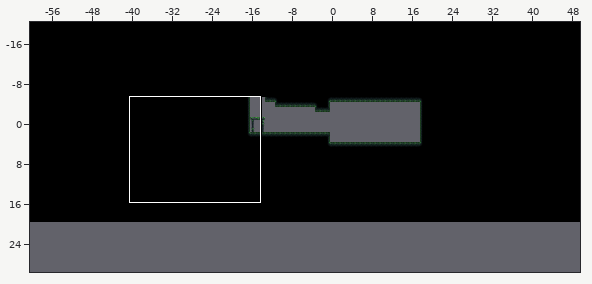
Tiled map, stored at Content/Maps/Gardens/gardens-test-1.tmx. Above: a wide view before the commit, with the close-up outlined.
Close-up. Before the edit:
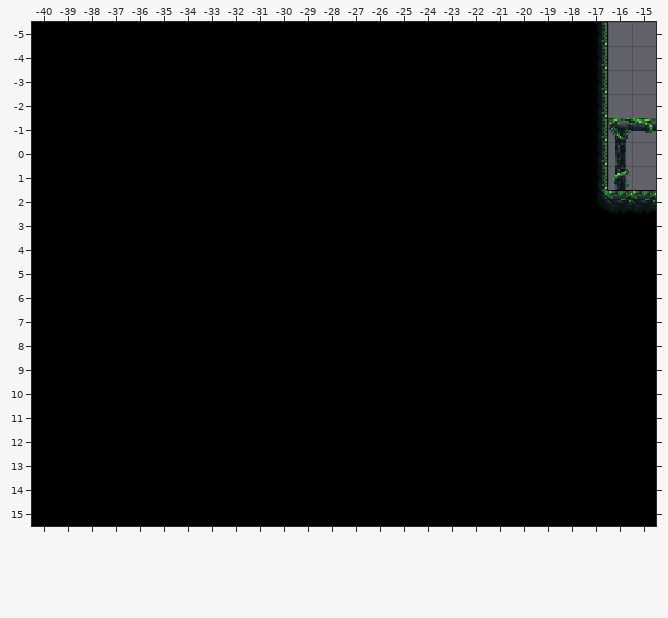
Cells are 16x16 px. Shown: x -40..-15, y -5..15. The commit also changed other parts of the map, which this record leaves out.
Once edited:
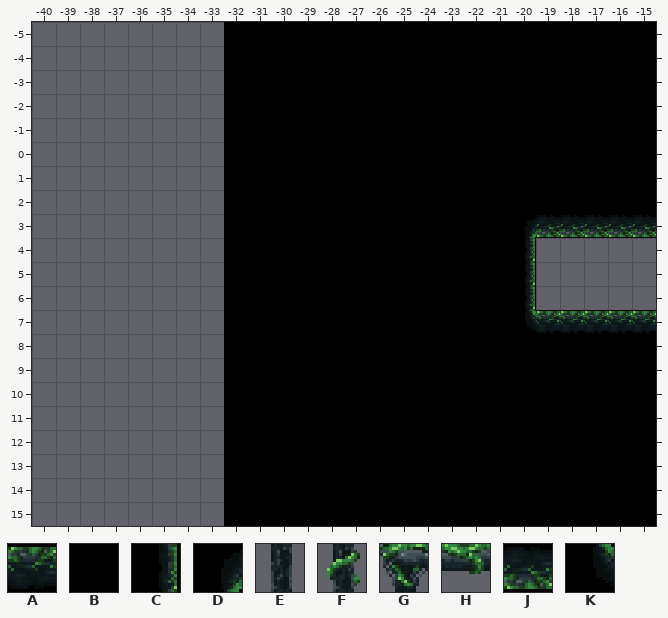
Key: from "Atlas": A 225, B 249, C 250, D 251, E 254, F 255, G 256, H 257, J 273, K 275.
_ is an empty cell, . an unchanged one.
The exact change:
--- layer "Main"
@@ x -40..-15 @@
--5 BBBBBBBB...............C__
--4 BBBBBBBB...............C__
--3 BBBBBBBB...............C__
--2 BBBBBBBB...............C__
--1 BBBBBBBB...............CGH
- 0 BBBBBBBB...............CE_
- 1 BBBBBBBB...............CF_
- 2 BBBBBBBB...............KAA
- 3 BBBBBBBB............BBBBBB
- 4 BBBBBBBB............BBBBBB
- 5 BBBBBBBB............BBBBBB
- 6 BBBBBBBB............BBBBBB
- 7 BBBBBBBB............BBBBBB
- 8 BBBBBBBB..................
- 9 BBBBBBBB..................
-10 BBBBBBBB..................
-11 BBBBBBBB..................
-12 BBBBBBBB..................
-13 BBBBBBBB..................
-14 BBBBBBBB..................
-15 BBBBBBBB..................
+-5 ________...............BBB
+-4 ________...............BBB
+-3 ________...............BBB
+-2 ________...............BBB
+-1 ________...............BBB
+ 0 ________...............BBB
+ 1 ________...............BBB
+ 2 ________...............BBB
+ 3 ________............DJJJJJ
+ 4 ________............C_____
+ 5 ________............C_____
+ 6 ________............C_____
+ 7 ________............KAAAAA
+ 8 ________..................
+ 9 ________..................
+10 ________..................
+11 ________..................
+12 ________..................
+13 ________..................
+14 ________..................
+15 ________..................
Where, in picture pixels (left, top, right, bottom), the same in both close-ups:
removed: (32, 22, 224, 526)
changed: (525, 22, 656, 333)
